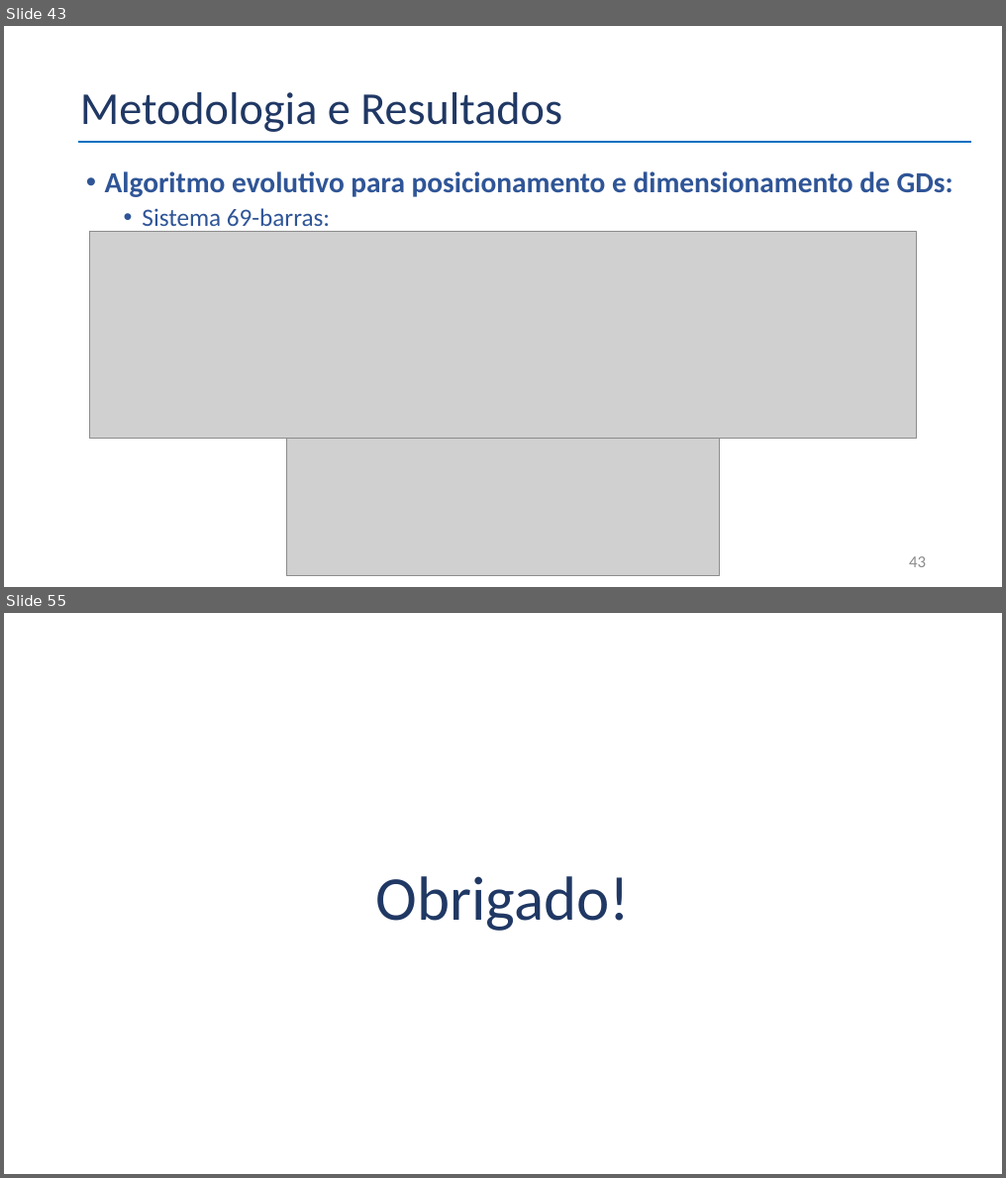
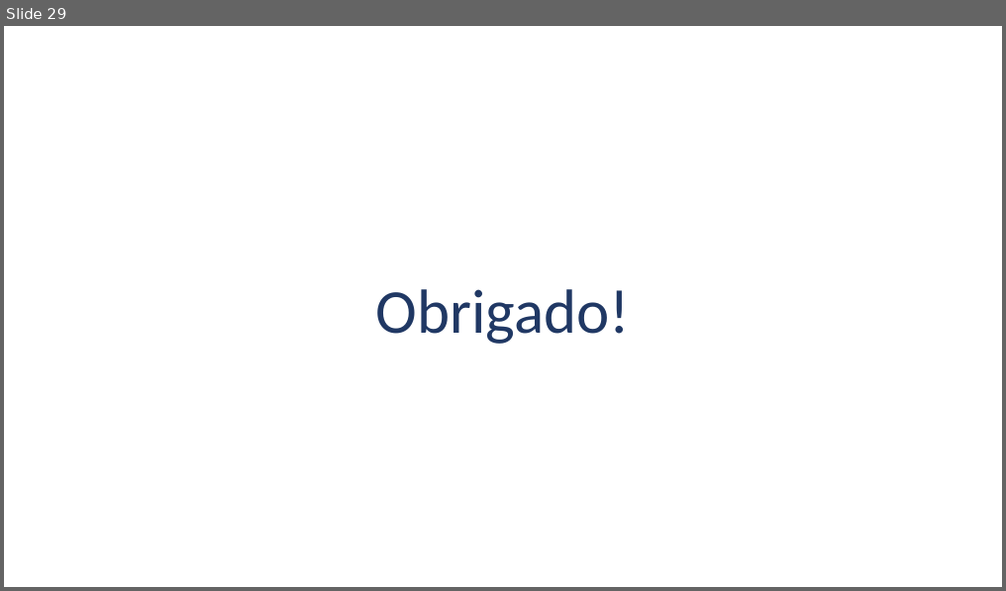
Before and after one commit to belmino15/case_selecao, a slide deck: Apresentação_Case.pptx. Shown one above the other, each under a label of ours: slides 43 and 55 before the commit, slide 29 after it; the slides between them are not shown. The pictures are 1006x1178 and 1006x591 pixels, drawn with LibreOffice and Linux fonts; fonts in the diff are those of the drawing; grey boxes stand for pictures. Boxes give left, top, right and bottom in pixels: in the first picture for what was removed or moved away, otherwise in the second. Text is boxed around its words. In the diff, an @@ line names an element or a change of style, - is before the commit and + after.

```diff
--- a/Apresentação_Case.pptx
+++ b/Apresentação_Case.pptx
@@ slide 43 removed at box(4, 26, 1002, 587), background #FFFFFF @@
@@ title removed at box(80, 92, 562, 132) @@
-Metodologia e Resultados
@@ line removed from (78, 142) to (971, 142) @@
@@ text removed at box(105, 172, 953, 232) @@
-• Algoritmo evolutivo para posicionamento e dimensionamento de GDs:
-  • Sistema 69-barras:
@@ picture removed at box(90, 231, 917, 438) @@
@@ picture removed at box(287, 439, 719, 576) @@
@@ page number removed at box(909, 557, 926, 568) @@
-43
@@ what was slide 55 is now slide 29 @@
```
Also in this commit, not shown: 28 slides added, 54 other slides removed.
